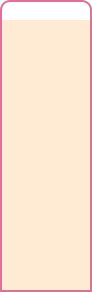
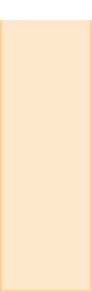
The second 92×292 image is a revision of the first. Changes to its layers:
painted on "Header" over left=0, top=0, right=92, bottom=20
painted on "Background" over left=0, top=0, right=92, bottom=292
